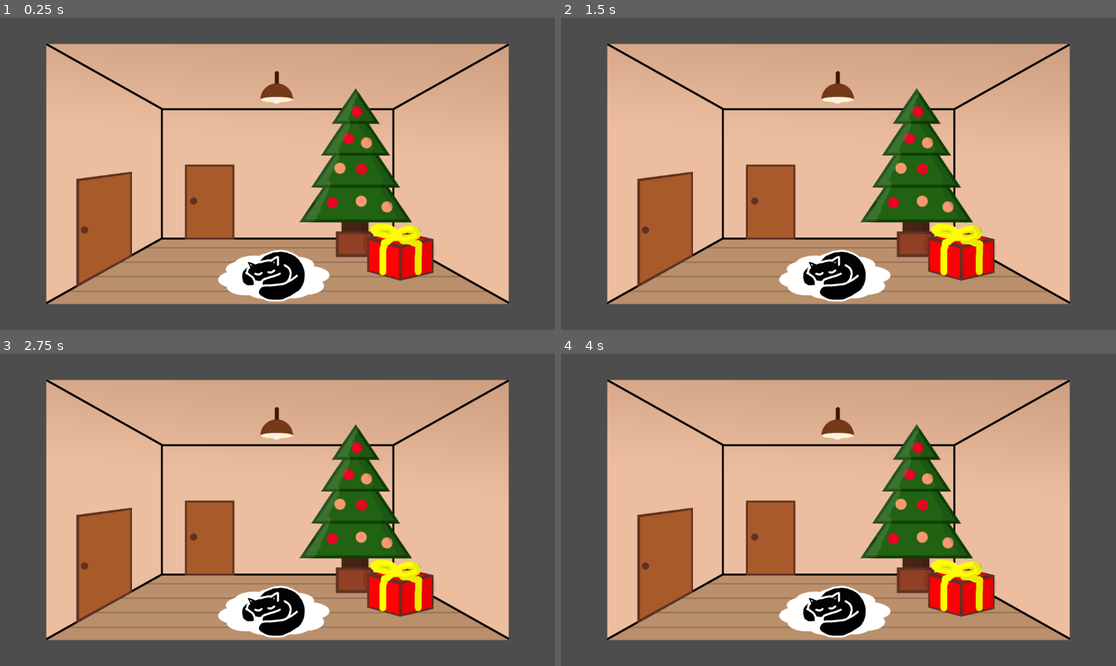
Above: before the commit, frames 1-4 (two rows, left to right).
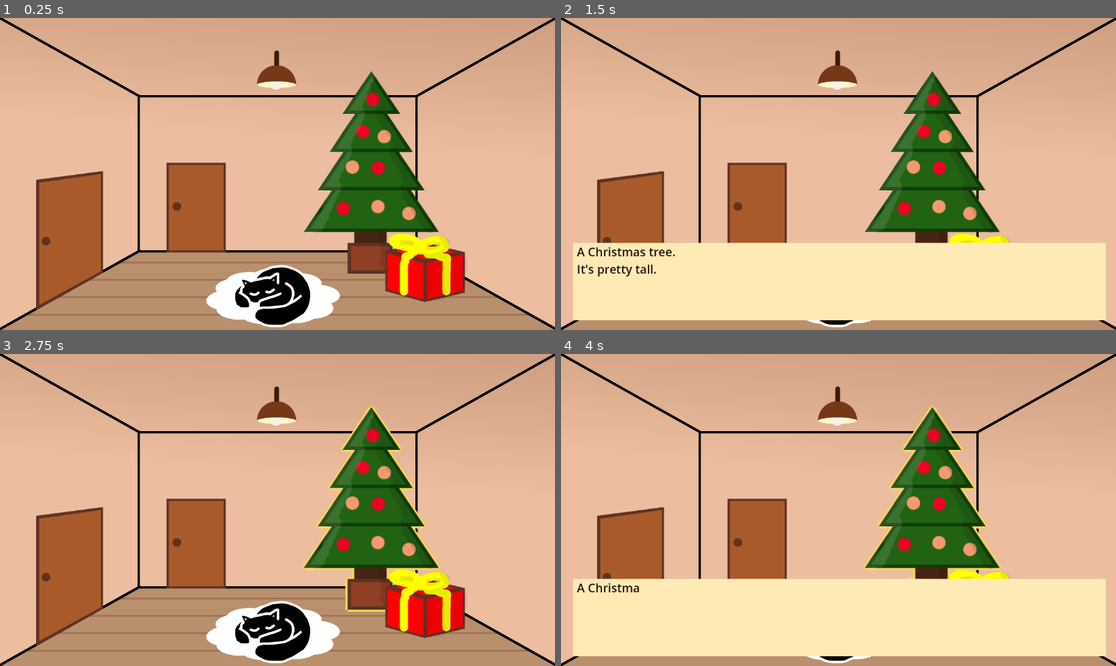
Above: after the commit, the same moments.

Repository: eltonchan1/giftbox
Game: Godot game, scene res://living_room.tscn
Same seed, same stepped clock (60 frames per second), same inputs: the game is played once before the commit and once after it.
Inputs (mouse positions are in pixels of both pictures, inside the frame that each line leads up to):
- Up to frame 1 (0.25 s): no input
- Up to frame 2 (1.5 s): tap Enter at 0.5 s; move the mouse to (960, 158) at 0.52 s; hold Right 0.53-1.28 s; tap Alt at 0.6 s; click (960, 158) at 0.67 s; move the mouse to (727, 189) at 1.27 s; hold Down from 1.28 s (still down); tap Shift at 1.35 s; click (727, 189) at 1.42 s
- Up to frame 3 (2.75 s): tap Space at 2 s; move the mouse to (333, 441) at 2.02 s; release Down at 2.03 s; hold Right from 2.03 s (still down); tap Alt at 2.1 s; click (333, 441) at 2.17 s
- Up to frame 4 (4 s): tap Enter at 2.75 s; move the mouse to (810, 572) at 2.77 s; release Right at 2.78 s; hold Up 2.78-3.53 s; tap Shift at 2.85 s; click (810, 572) at 2.92 s; tap Space at 3.5 s; move the mouse to (1005, 556) at 3.52 s; hold Left from 3.53 s (still down); tap Alt at 3.6 s; click (1005, 556) at 3.67 s

The runs differ from the first frame. In frame 1, 52% of the frame differs, in the area x 0-100%, y 0-100%; in frame 2, 60%; in frame 3, 52%; in frame 4, 60%.

Commit message:
textboxes

Diff:
--- a/living_room.gd
+++ b/living_room.gd
@@ -1 +1,105 @@
 extends Node2D
+
+var outline_material = preload("res://outline_material.tres")
+var hovered_areas = []
+var dialogue_open = false
+var is_typing = false
+var full_text = ""
+var current_char = 0
+var type_speed = 0.03
+
+var dialogue = {
+	"carpetcol": "A carpet. \nThere's a cat on it.",
+	"catcol": "A cat. \nSeems to be sleeping in today. \nThere's a carpet under it.",
+	"treecol": "A Christmas tree. \nIt's pretty tall.",
+	"giftcol": "A wrapped gift box. \nIt's perspective is a little weird, but it's a present nevertheless.",
+	"lampcol": "A lamp. \nYou must be really tall to interact with this."
+}
+
+@onready var dialogue_label = $dialogue
+@onready var dialogue_box = $ColorRect
+
+func _ready():
+	dialogue_box.visible = false
+	dialogue_label.visible = false
+	dialogue_label.text = ""
+
+	for child in get_children():
+		if child is Area2D:
+			child.mouse_entered.connect(_on_mouse_entered.bind(child))
+			child.mouse_exited.connect(_on_mouse_exited.bind(child))
+			child.input_event.connect(_on_input_event.bind(child))
+
+func _input(event):
+	if event is InputEventMouseButton and event.pressed and event.button_index == MOUSE_BUTTON_LEFT:
+		if dialogue_open:
+			if is_typing:
+				# Skip to full text
+				dialogue_label.text = full_text
+				is_typing = false
+			else:
+				# Close dialogue
+				dialogue_box.visible = false
+				dialogue_label.visible = false
+				dialogue_label.text = ""
+				dialogue_open = false
+
+			# Consume the event so it doesn't open a new dialogue
+			get_viewport().set_input_as_handled()
+
+func _on_mouse_entered(area):
+	if area not in hovered_areas:
+		hovered_areas.append(area)
+	update_outline()
+
+func _on_mouse_exited(area):
+	hovered_areas.erase(area)
+	update_outline()
+
+func update_outline():
+	for child in get_children():
+		if child is Sprite2D:
+			child.material = null
+
+	if hovered_areas.size() > 0:
+		var top_area = get_topmost_area()
+		var sprite_name = top_area.name.replace("col", "")
+		var sprite = get_node(sprite_name)
+		sprite.material = outline_material
+
+func get_topmost_area():
+	var top_area = hovered_areas[0]
+	var highest_z = get_sprite_z(top_area)
+
+	for area in hovered_areas:
+		var z = get_sprite_z(area)
+		if z > highest_z:
+			highest_z = z
+			top_area = area
+
+	return top_area
+
+func get_sprite_z(area):
+	var sprite_name = area.name.replace("col", "")
+	var sprite = get_node(sprite_name)
+	return sprite.z_index
+
+func _on_input_event(_viewport, event, _shape_idx, area):
+	if event is InputEventMouseButton and event.pressed and event.button_index == MOUSE_BUTTON_LEFT:
+		if not dialogue_open and area == get_topmost_area():
+			dialogue_box.visible = true
+			dialogue_label.visible = true
+			dialogue_open = true
+			full_text = dialogue[area.name]
+			current_char = 0
+			is_typing = true
+			dialogue_label.text = ""
+			type_text()
+
+func type_text():
+	while current_char < full_text.length() and is_typing:
+		dialogue_label.text += full_text[current_char]
+		current_char += 1
+		await get_tree().create_timer(type_speed).timeout
+
+	is_typing = false
--- a/living_room.tscn
+++ b/living_room.tscn
@@ -7,34 +7,34 @@
 [ext_resource type="Texture2D" uid="uid://cssgo1oa7yiec" path="res://assets/tree.png" id="5_jm2cs"]
 [ext_resource type="Texture2D" uid="uid://v2a52ewa8oqh" path="res://assets/gift.png" id="6_amcw0"]
 [ext_resource type="Texture2D" uid="uid://d0fxy8auotj84" path="res://assets/lamp.png" id="7_sigte"]
+[ext_resource type="Texture2D" uid="uid://bgbhtwiq50rh8" path="res://assets/doorside.png" id="8_mjt0p"]
 
 [sub_resource type="ShaderMaterial" id="ShaderMaterial_6sk78"]
 
-[sub_resource type="CapsuleShape2D" id="CapsuleShape2D_parq5"]
-radius = 99.0
-height = 472.0
+[sub_resource type="RectangleShape2D" id="RectangleShape2D_qxcby"]
+size = Vector2(186, 468)
 
-[sub_resource type="CapsuleShape2D" id="CapsuleShape2D_pd0i2"]
-radius = 107.0
-height = 280.0
+[sub_resource type="RectangleShape2D" id="RectangleShape2D_mjt0p"]
+size = Vector2(223, 279)
 
-[sub_resource type="CapsuleShape2D" id="CapsuleShape2D_6utvc"]
-radius = 177.88461
-height = 478.02197
+[sub_resource type="RectangleShape2D" id="RectangleShape2D_jm2cs"]
+size = Vector2(338.59894, 496.56598)
 
-[sub_resource type="CapsuleShape2D" id="CapsuleShape2D_2uuqs"]
-radius = 136.26376
-height = 336.26373
+[sub_resource type="RectangleShape2D" id="RectangleShape2D_amcw0"]
+size = Vector2(261.53854, 308.79126)
 
 [sub_resource type="RectangleShape2D" id="RectangleShape2D_mogh0"]
 size = Vector2(152.74725, 154.94522)
+
+[sub_resource type="RectangleShape2D" id="RectangleShape2D_sigte"]
+size = Vector2(226.99997, 472)
 
 [node name="livingRoom" type="Node2D"]
 material = SubResource("ShaderMaterial_6sk78")
 script = ExtResource("1_efgsu")
 
 [node name="Camera2D" type="Camera2D" parent="."]
-zoom = Vector2(0.5, 0.5)
+zoom = Vector2(0.6, 0.6)
 
 [node name="bg" type="Sprite2D" parent="."]
 texture = ExtResource("2_efgsu")
@@ -43,52 +43,98 @@
 position = Vector2(-16, 423)
 texture = ExtResource("3_qxcby")
 
-[node name="Area2D" type="Area2D" parent="carpet"]
+[node name="carpetcol" type="Area2D" parent="."]
+z_index = 1
+position = Vector2(-16, 423)
 
-[node name="carpetcollision" type="CollisionShape2D" parent="carpet/Area2D"]
-position = Vector2(-1, 0)
+[node name="carpetcollision" type="CollisionShape2D" parent="carpetcol"]
+position = Vector2(0, 3)
 rotation = 1.5707964
-shape = SubResource("CapsuleShape2D_parq5")
+shape = SubResource("RectangleShape2D_qxcby")
 
 [node name="cat" type="Sprite2D" parent="."]
+z_index = 2
 position = Vector2(-16, 423)
 texture = ExtResource("4_mjt0p")
 
-[node name="Area2D" type="Area2D" parent="cat"]
+[node name="catcol" type="Area2D" parent="."]
+position = Vector2(-16, 423)
 
-[node name="catcollision" type="CollisionShape2D" parent="cat/Area2D"]
+[node name="catcollision" type="CollisionShape2D" parent="catcol"]
+position = Vector2(-0.5, 0.5)
 rotation = 1.5707964
-shape = SubResource("CapsuleShape2D_pd0i2")
+shape = SubResource("RectangleShape2D_mjt0p")
 
 [node name="tree" type="Sprite2D" parent="."]
+z_index = 1
 position = Vector2(324, -6.000001)
 scale = Vector2(1.456, 1.456)
 texture = ExtResource("5_jm2cs")
 
-[node name="Area2D" type="Area2D" parent="tree"]
+[node name="treecol" type="Area2D" parent="."]
+position = Vector2(324, -6.000001)
+scale = Vector2(1.456, 1.456)
 
-[node name="treecollision" type="CollisionShape2D" parent="tree/Area2D"]
-shape = SubResource("CapsuleShape2D_6utvc")
+[node name="treecollision" type="CollisionShape2D" parent="treecol"]
+position = Vector2(4.4642944, -3.77743)
+scale = Vector2(0.9999999, 0.9999999)
+shape = SubResource("RectangleShape2D_jm2cs")
 
 [node name="gift" type="Sprite2D" parent="."]
+z_index = 2
 position = Vector2(511, 341)
 scale = Vector2(0.90999997, 0.90999997)
 texture = ExtResource("6_amcw0")
 
-[node name="Area2D" type="Area2D" parent="gift"]
+[node name="giftcol" type="Area2D" parent="."]
+position = Vector2(511, 341)
+scale = Vector2(0.90999997, 0.90999997)
 
-[node name="giftcollision" type="CollisionShape2D" parent="gift/Area2D"]
-position = Vector2(0, -17.582397)
+[node name="giftcollision" type="CollisionShape2D" parent="giftcol"]
+position = Vector2(0.5494385, -16.483429)
 rotation = 1.5707964
-shape = SubResource("CapsuleShape2D_2uuqs")
+shape = SubResource("RectangleShape2D_amcw0")
 
 [node name="lamp" type="Sprite2D" parent="."]
+z_index = 1
 position = Vector2(-3, -359)
 scale = Vector2(0.90999997, 0.90999997)
 texture = ExtResource("7_sigte")
 
-[node name="Area2D" type="Area2D" parent="lamp"]
+[node name="lampcol" type="Area2D" parent="."]
+position = Vector2(-3, -359)
+scale = Vector2(0.90999997, 0.90999997)
 
-[node name="CollisionShape2D" type="CollisionShape2D" parent="lamp/Area2D"]
+[node name="lampcollision" type="CollisionShape2D" parent="lampcol"]
 position = Vector2(-0.5494573, -0.54937744)
 shape = SubResource("RectangleShape2D_mogh0")
+
+[node name="doorside" type="Sprite2D" parent="."]
+position = Vector2(-727, 231)
+texture = ExtResource("8_mjt0p")
+
+[node name="doorsidecol" type="Area2D" parent="."]
+
+[node name="doorsidecollision" type="CollisionShape2D" parent="doorsidecol"]
+position = Vector2(-720.5, 230)
+shape = SubResource("RectangleShape2D_sigte")
+
+[node name="ColorRect" type="ColorRect" parent="."]
+visible = false
+z_index = 3
+offset_left = -918.0
+offset_top = 238.0
+offset_right = 925.0
+offset_bottom = 507.0
+color = Color(1, 0.91764706, 0.70980394, 1)
+
+[node name="dialogue" type="Label" parent="."]
+visible = false
+z_index = 4
+offset_left = -905.0
+offset_top = 241.0
+offset_right = -671.0
+offset_bottom = 298.0
+theme_override_colors/font_color = Color(0.12361146, 0.092557915, 0.07680025, 1)
+theme_override_font_sizes/font_size = 41
+text = "placeholder"
--- a/outline_material.tres
+++ b/outline_material.tres
@@ -4,5 +4,5 @@
 
 [resource]
 shader = ExtResource("1_7rhdr")
-shader_parameter/outline_color = Color(1, 1, 1, 1)
-shader_parameter/outline_width = 1.0
+shader_parameter/outline_color = Color(1, 0.8352941, 0.34117648, 1)
+shader_parameter/outline_width = 5.0000002375
Binary file added: assets/doorside.png
Not shown, added: assets/doorside.png.import
Not shown: 1 places in living_room.tscn that only renumber resources
